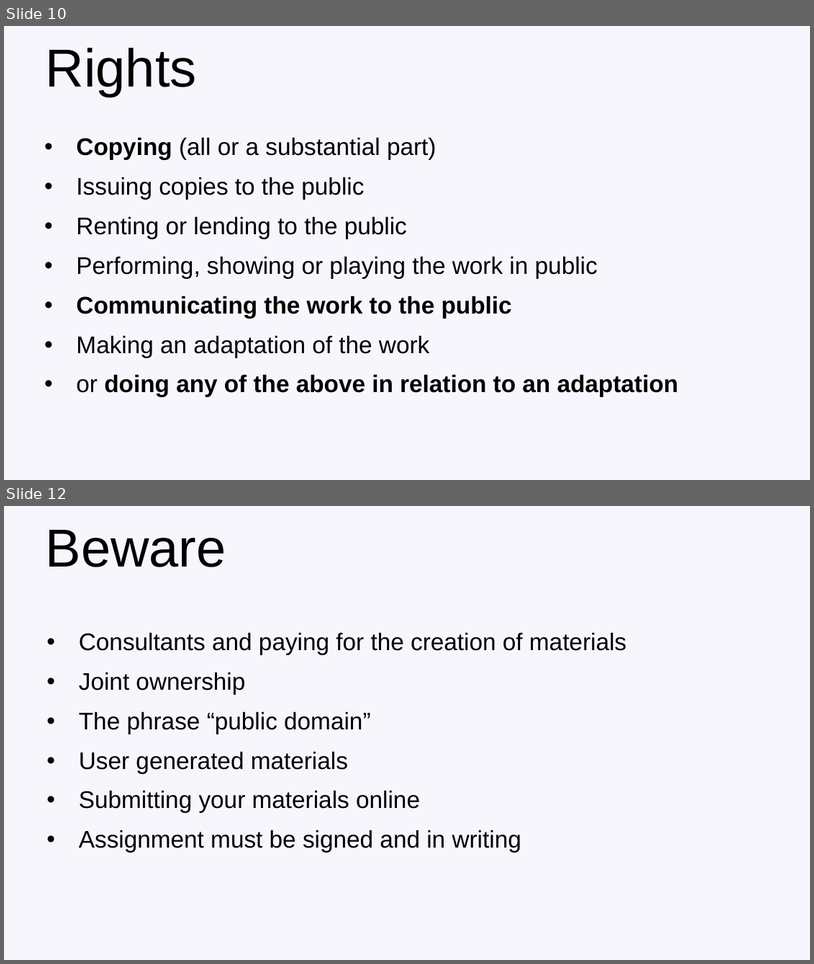
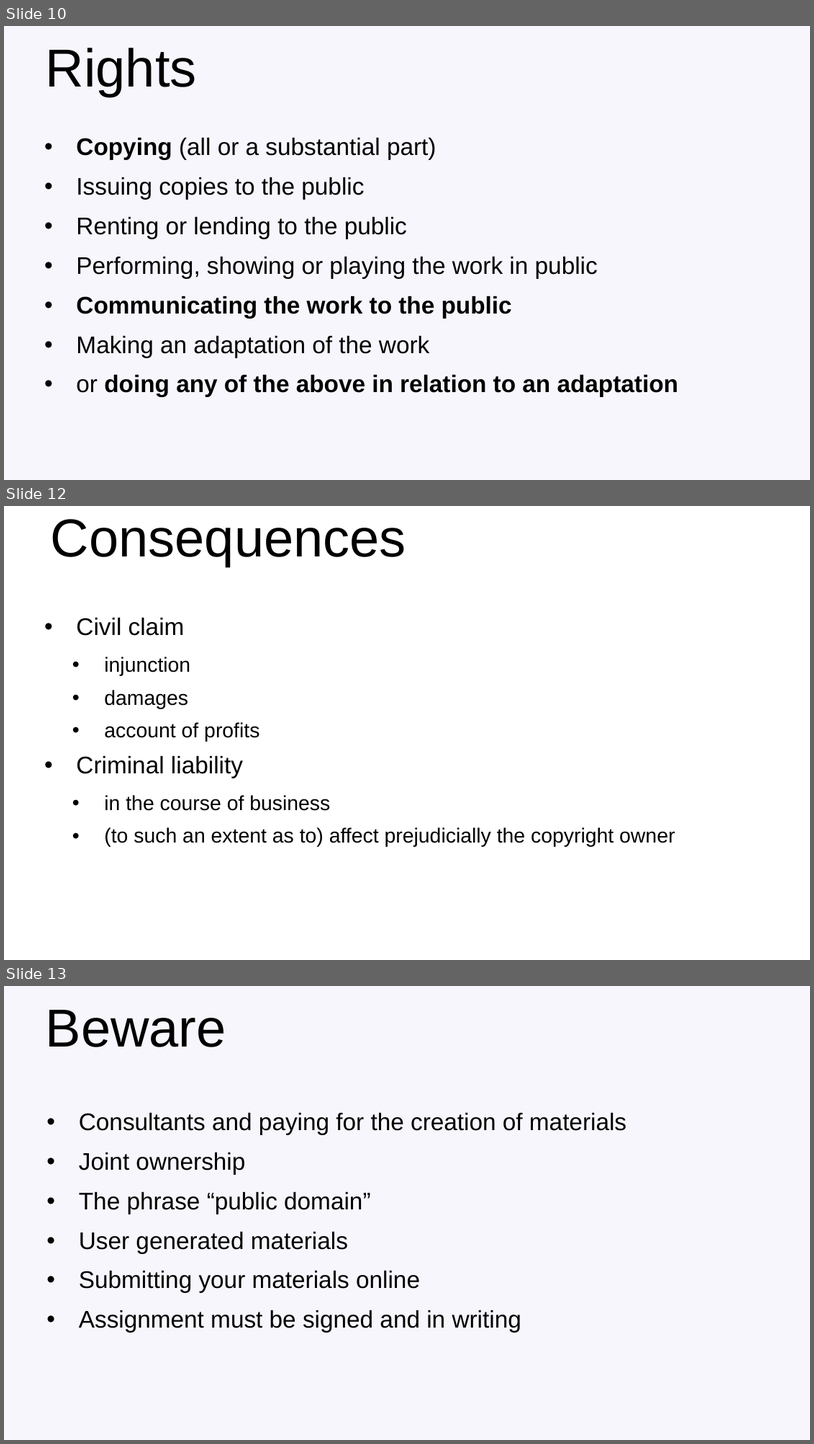
Before and after one commit to francisdavey/open-data, a slide deck: slides.ppt. Shown one above the other, each under a label of ours: slides 10 and 12 before the commit, slides 10, 12 and 13 after it; the slides between them are not shown. The pictures are 814x964 and 814x1444 pixels, drawn with LibreOffice and Linux fonts; fonts in the diff are those of the drawing; background and template pictures are left out. Boxes give left, top, right and bottom in pixels: in the first picture for what was removed or moved away, otherwise in the second. Text is boxed around its words. In the diff, an @@ line names an element or a change of style, - is before the commit and + after.

```diff
--- a/slides.ppt
+++ b/slides.ppt
@@ slide 12 added at (4, 506, 810, 960), background #FFFFFF @@
@@ title added at (51, 519, 406, 566), 60 pt, text #000000 @@
+Consequences
@@ text added at (76, 618, 675, 847), 23 pt, text #000000 @@
+• Civil claim
+  • injunction
+  • damages
+  • account of profits
+• Criminal liability
+  • in the course of business
+  • (to such an extent as to) affect prejudicially the copyright owner
@@ what was slide 12 is now slide 13 @@
```
Also in this commit, not shown: 12 slides changed, 1 other slide added, 1 slide removed.
